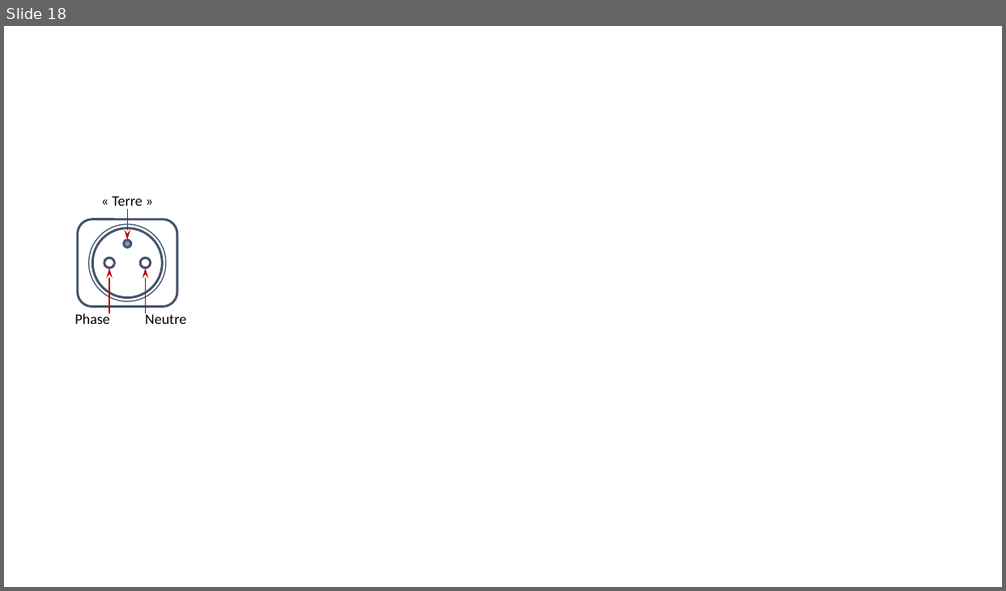
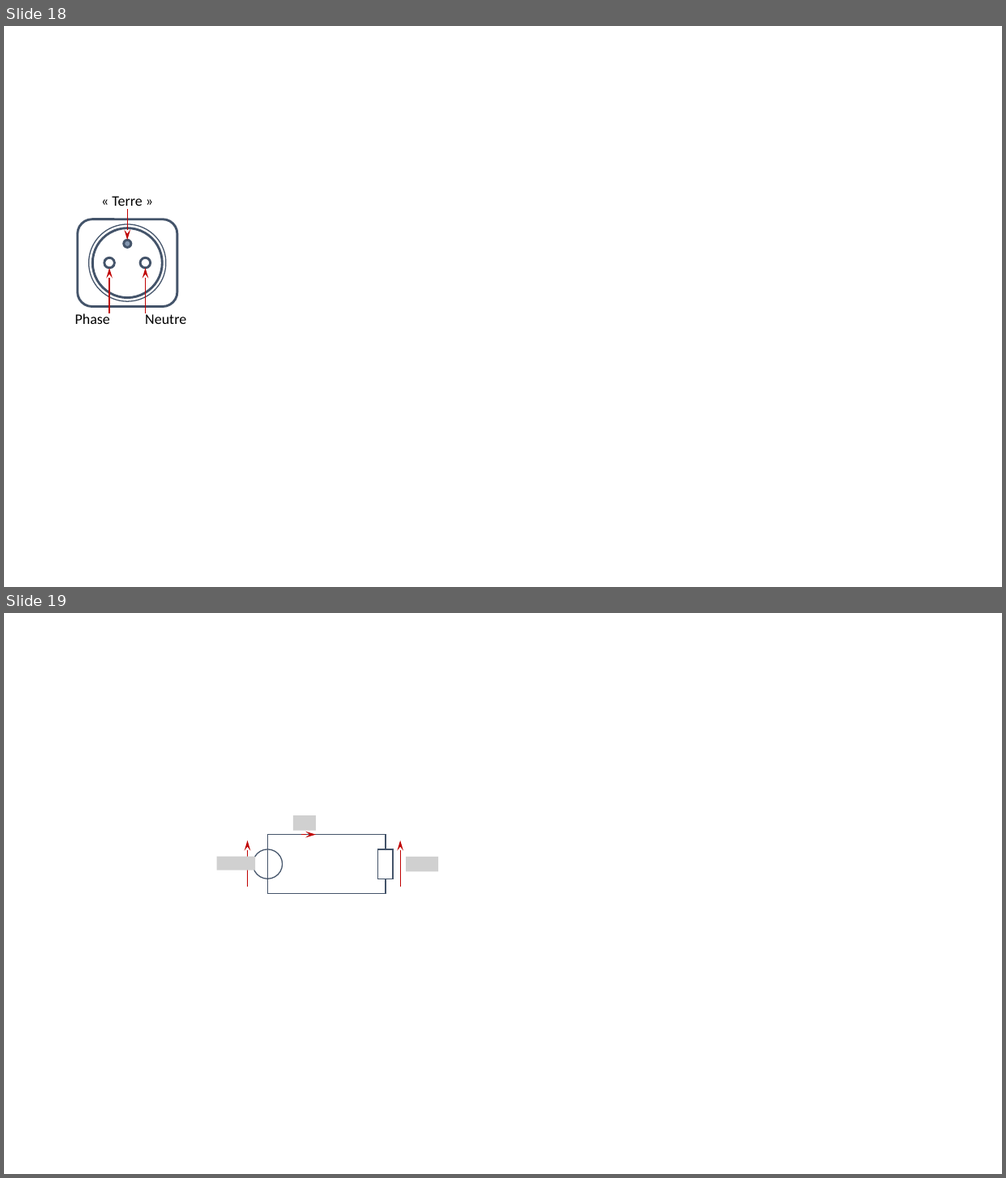
Before and after one commit to xpessoles/PT_GenieElectrique, a slide deck: 04_SourceSinusoidale/04_SourceSinusoidale.pptx. Shown one above the other, each under a label of ours: slide 18 before the commit, slides 18 and 19 after it. The pictures are 1006x591 and 1006x1178 pixels, drawn with LibreOffice and Linux fonts; fonts in the diff are those of the drawing; grey boxes stand for pictures; background and template pictures are left out. Boxes give left, top, right and bottom in pixels: in the first picture for what was removed or moved away, otherwise in the second. Text is boxed around its words. In the diff, an @@ line names an element or a change of style, - is before the commit and + after.

```diff
--- a/04_SourceSinusoidale/04_SourceSinusoidale.pptx
+++ b/04_SourceSinusoidale/04_SourceSinusoidale.pptx
@@ slide 19 added at [4,613,1002,1174], background #FFFFFF @@
@@ picture added at [293,815,316,831] @@
@@ arrow added from (247, 886) to (247, 841), #C00000 1 pt @@
@@ ellipse added at [253,850,283,879], outline #44546A 1 pt @@
@@ rectangle added at [267,835,385,894], outline #44546A 1 pt @@
@@ arrow added from (301, 835) to (316, 835), #C00000 1 pt @@
@@ rectangle added at [378,850,394,879], fill #FFFFFF, outline #44546A 1 pt @@
@@ arrow added from (400, 886) to (400, 841), #C00000 1 pt @@
@@ picture added at [216,856,255,871] @@
@@ picture added at [406,857,439,872] @@
```
Also in this commit, not shown: 1 other slide added, 4 other files.
